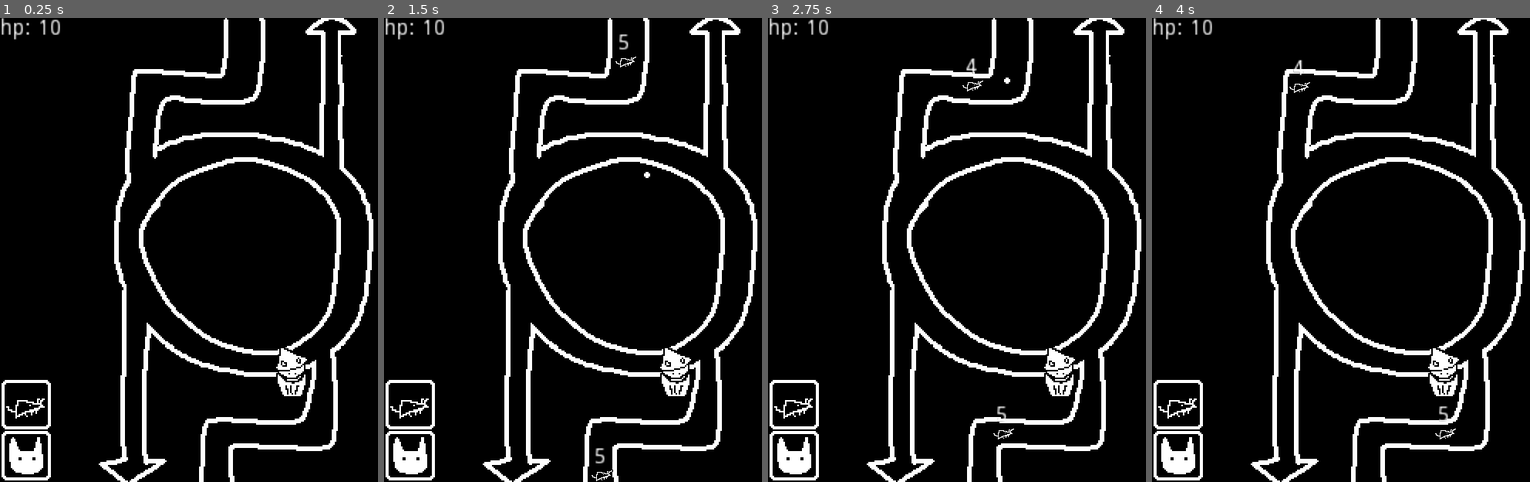
Above: before the commit, frames 1-4 (left to right).
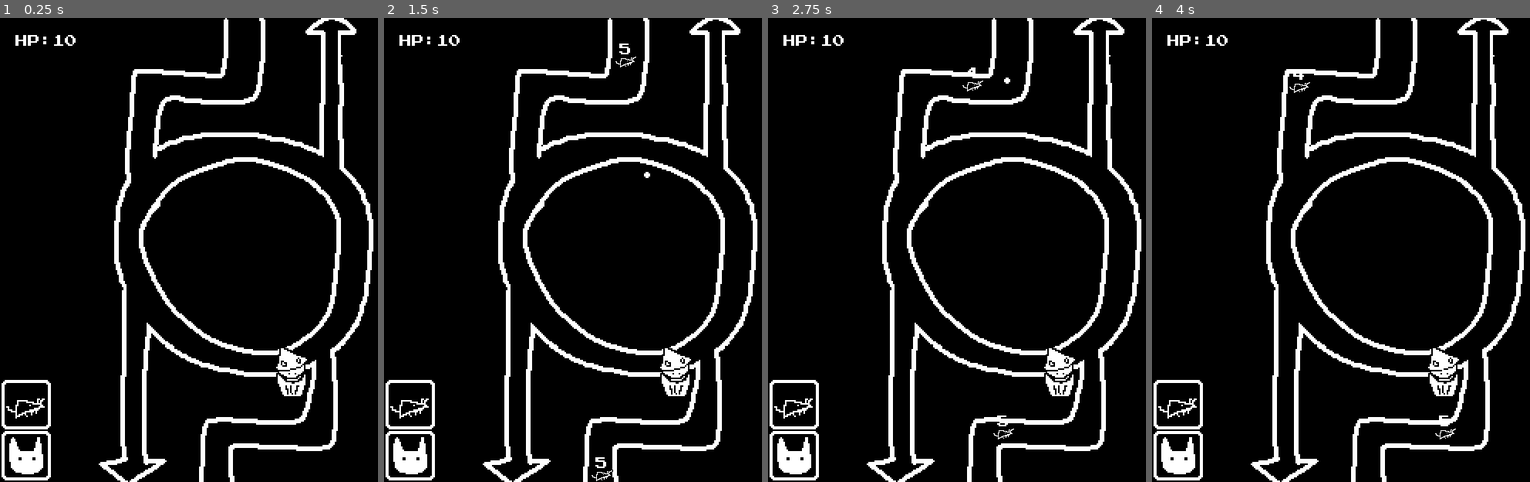
Above: after the commit, the same moments.

Repository: andymjchang/gmtk-2023
Game: Godot game, scene res://Scenes/Main.tscn
Two runs of this game, one before a commit and one after it. Both use one fixed random seed, a clock stepped at 60 frames per second and the inputs below.
Inputs (mouse positions are in pixels of both pictures, inside the frame that each line leads up to):
- Up to frame 1 (0.25 s): no input
- Up to frame 2 (1.5 s): tap Enter at 0.5 s; move the mouse to (410, 403) at 0.52 s; click (410, 403) at 0.6 s; move the mouse to (410, 454) at 1.27 s; click (410, 454) at 1.35 s
- Up to frame 3 (2.75 s): move the mouse to (1043, 147) at 2.02 s; click (1043, 147) at 2.1 s
- Up to frame 4 (4 s): move the mouse to (1359, 342) at 2.77 s; click (1359, 342) at 2.85 s; move the mouse to (1522, 319) at 3.52 s; click (1522, 319) at 3.6 s

The runs differ from the first frame. In frame 1, 0.4% of the frame differs, in the area x 0-20%, y 0-6%; in frame 2, 0.5%, in the area x 0-66%, y 0-97%; in frame 3, 0.5%; in frame 4, 0.5%.

Commit message:
added new font

Diff:
--- a/Objects/TestUnit.gd
+++ b/Objects/TestUnit.gd
@@ -34,7 +34,5 @@
 		free_path()
 
 func _on_Area2D_area_shape_entered(area_rid, area, area_shape_index, local_shape_index):
-	print(area.get_parent().hit)
-	print(area)
 	if area.is_in_group("BulletNode") and area.get_parent().hit == false:
 		area.get_parent().on_hit(self)
--- a/Objects/TestUnit.tscn
+++ b/Objects/TestUnit.tscn
@@ -1,8 +1,9 @@
-[gd_scene load_steps=5 format=2]
+[gd_scene load_steps=6 format=2]
 
 [ext_resource path="res://Assets/rat1.png" type="Texture" id=1]
 [ext_resource path="res://Objects/TestUnit.gd" type="Script" id=2]
 [ext_resource path="res://Resources/outline_material.tres" type="Material" id=3]
+[ext_resource path="res://Resources/default_font.tres" type="DynamicFont" id=4]
 
 [sub_resource type="CircleShape2D" id=1]
 radius = 7.0
@@ -24,10 +25,11 @@
 texture = ExtResource( 1 )
 
 [node name="RichTextLabel" type="RichTextLabel" parent="PlayerUnit"]
-margin_left = -5.0
-margin_top = -19.0
-margin_right = 35.0
-margin_bottom = 21.0
+margin_left = -4.0
+margin_top = -13.0
+margin_right = 36.0
+margin_bottom = 27.0
+custom_fonts/normal_font = ExtResource( 4 )
 text = "1"
 
 [node name="Area2D" type="Area2D" parent="PlayerUnit"]
--- /dev/null
+++ b/Resources/default_font.tres
@@ -0,0 +1,8 @@
+[gd_resource type="DynamicFont" load_steps=2 format=2]
+
+[ext_resource path="res://Assets/PressStart2P-vaV7.ttf" type="DynamicFontData" id=1]
+
+[resource]
+size = 8
+extra_spacing_top = 1
+font_data = ExtResource( 1 )
--- a/Scenes/Main.tscn
+++ b/Scenes/Main.tscn
@@ -7,6 +7,7 @@
 [ext_resource path="res://Objects/PlacementDetector.tscn" type="PackedScene" id=5]
 [ext_resource path="res://Assets/placeholder_object3.png" type="Texture" id=6]
 [ext_resource path="res://Assets/placeholder_object2.png" type="Texture" id=7]
+[ext_resource path="res://Resources/default_font.tres" type="DynamicFont" id=8]
 
 [sub_resource type="Curve2D" id=1]
 _data = {
@@ -95,9 +96,12 @@
 curve = SubResource( 2 )
 
 [node name="RichTextLabel" type="RichTextLabel" parent="."]
-margin_right = 73.0
+margin_left = 10.0
+margin_top = 10.0
+margin_right = 117.0
 margin_bottom = 65.0
-text = "hp: 10"
+custom_fonts/normal_font = ExtResource( 8 )
+text = "HP:10"
 
 [connection signal="pressed" from="PlacementDetectorGroup/PlacementDetector" to="." method="_on_PlacementDetector_pressed"]
 [connection signal="pressed" from="PlacementDetectorGroup/PlacementDetector2" to="." method="_on_PlacementDetector2_pressed"]
Binary file added: Assets/PressStart2P-vaV7.ttf
Not shown: 1 places in Scenes/Main.tscn that only renumber resources
